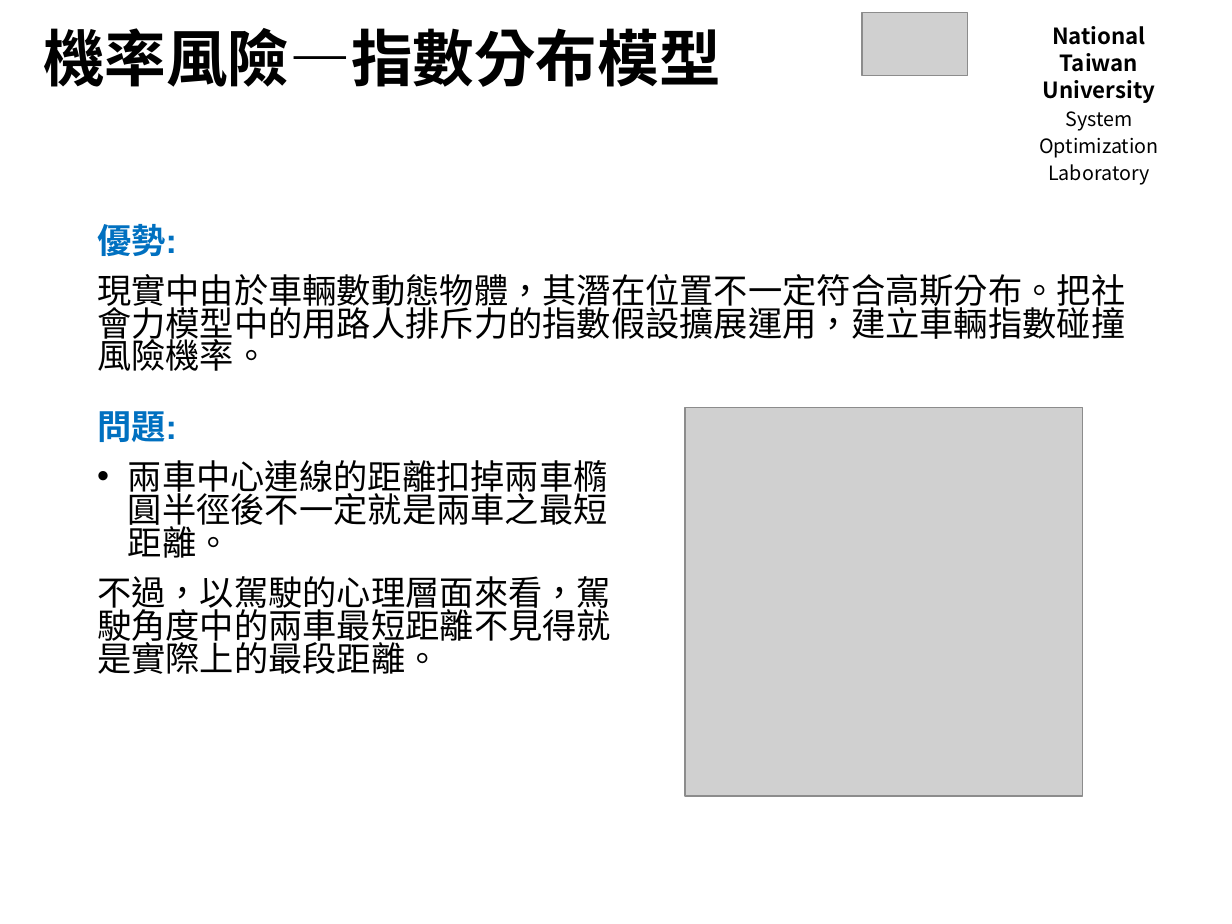
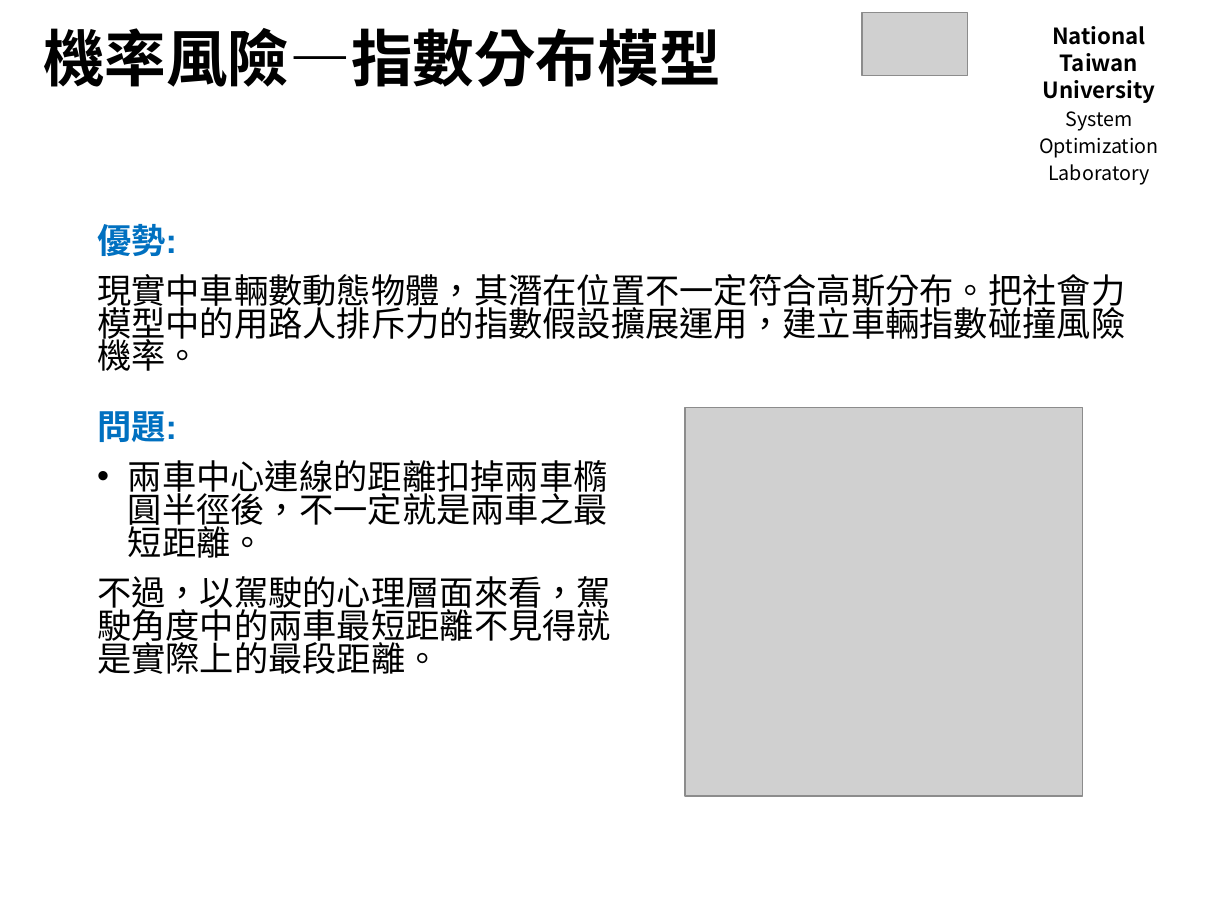
Before and after one commit to Yi-An-Wang/institute_information, a slide deck: slide 12 of path_planing/研討會/碰撞風險評估討論.pptx (slide 13 before the commit). Drawn at 1232x924 pixels with LibreOffice and Linux fonts; fonts in the diff are those of the drawing; grey boxes stand for pictures; background and template pictures are left out. Boxes give left, top, right and bottom in pixels: in the first picture for what was removed or moved away, otherwise in the second. Text is boxed around its words. In the diff, an @@ line names an element or a change of style, - is before the commit and + after.

```diff
--- a/path_planing/研討會/碰撞風險評估討論.pptx
+++ b/path_planing/研討會/碰撞風險評估討論.pptx
@@ text at bbox=[97, 274, 1125, 371]: text changed @@
-現實中由於車輛數動態物體，其潛在位置不一定符合高斯分布。把社會力模型中的用路人排斥力的指數假設擴展運用，建立車輛指數碰撞風險機率。
+現實中車輛數動態物體，其潛在位置不一定符合高斯分布。把社會力模型中的用路人排斥力的指數假設擴展運用，建立車輛指數碰撞風險機率。
@@ text at bbox=[128, 460, 608, 558]: text changed @@
-• 兩車中心連線的距離扣掉兩車橢圓半徑後不一定就是兩車之最短距離。
+• 兩車中心連線的距離扣掉兩車橢圓半徑後，不一定就是兩車之最短距離。
```
Also in this commit, not shown: 1 other slide changed, 1 slide removed, 1 other file.
